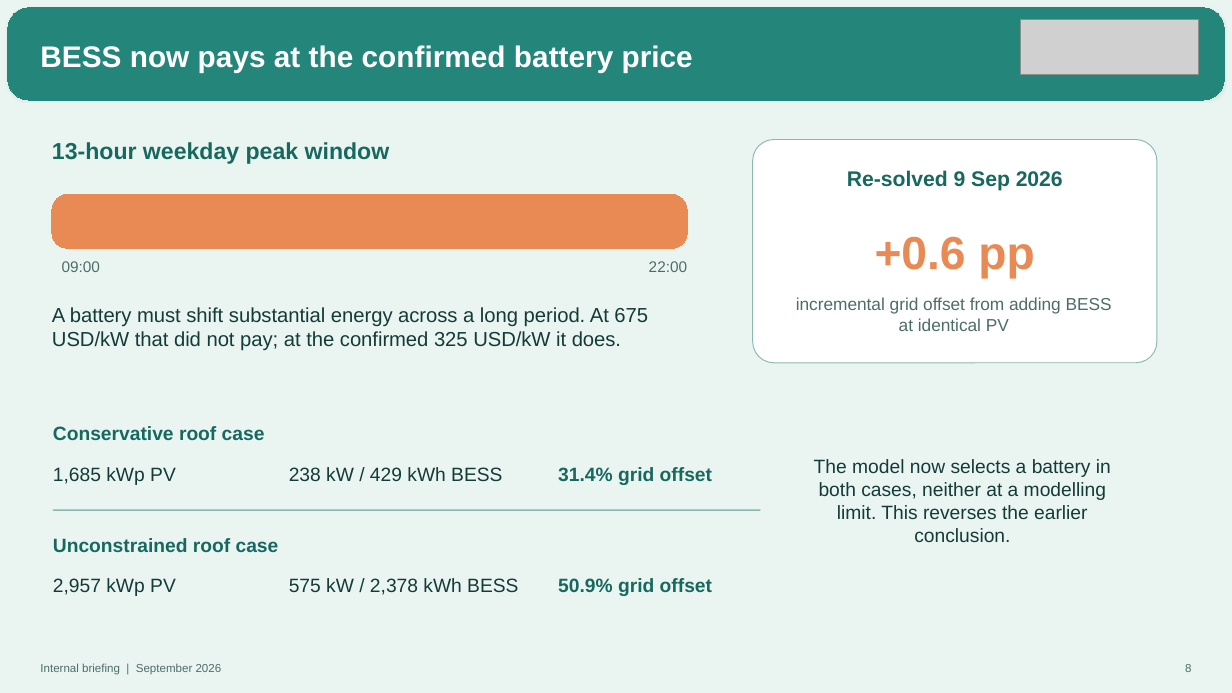
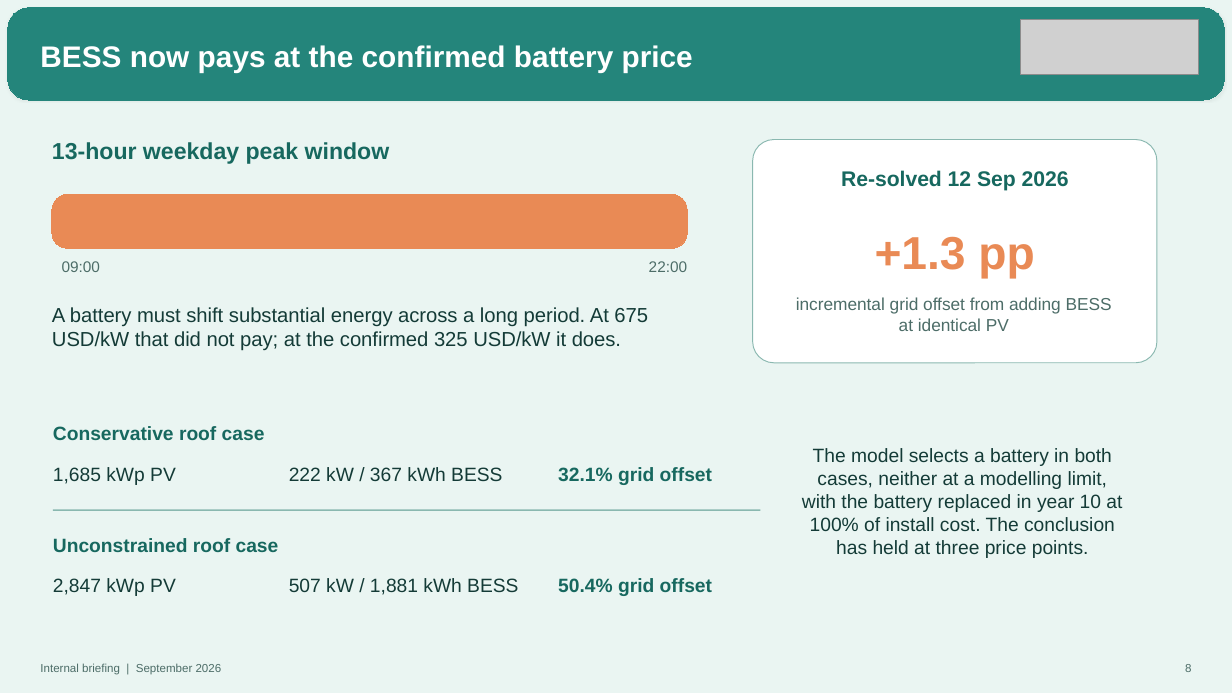
Before and after one commit to Kongnh/Reopt-API, a slide deck: slide 8 of outputs/thailand_case/rofu_thailand/Rofu_Thailand_Tariff_Structure_Internal.pptx. Drawn at 1232x693 pixels with LibreOffice and Linux fonts; fonts in the diff are those of the drawing; grey boxes stand for pictures. Boxes give left, top, right and bottom in pixels: in the first picture for what was removed or moved away, otherwise in the second. Text is boxed around its words. In the diff, an @@ line names an element or a change of style, - is before the commit and + after.

```diff
--- a/outputs/thailand_case/rofu_thailand/Rofu_Thailand_Tariff_Structure_Internal.pptx
+++ b/outputs/thailand_case/rofu_thailand/Rofu_Thailand_Tariff_Structure_Internal.pptx
@@ text at (841, 170, 1069, 191): text changed @@
-Re-solved 9 Sep 2026
+Re-solved 12 Sep 2026
@@ text at (875, 236, 1034, 279): text changed @@
-+0.6 pp
++1.3 pp
@@ text at (802, 448, 1122, 558): text changed @@
-The model now selects a battery in both cases, neither at a modelling limit. This reverses the earlier conclusion.
+The model selects a battery in both cases, neither at a modelling limit, with the battery replaced in year 10 at 100% of install cost. The conclusion has held at three price points.
@@ text at (289, 467, 502, 481): text changed @@
-238 kW / 429 kWh BESS
+222 kW / 367 kWh BESS
@@ text at (558, 467, 712, 485): text changed @@
-31.4% grid offset
+32.1% grid offset
@@ text at (53, 578, 176, 596): text changed @@
-2,957 kWp PV
+2,847 kWp PV
@@ text at (289, 578, 518, 595): text changed @@
-575 kW / 2,378 kWh BESS
+507 kW / 1,881 kWh BESS
@@ text at (558, 578, 712, 596): text changed @@
-50.9% grid offset
+50.4% grid offset
```
Also in this commit, not shown: 1 other slide changed, 2 other files.
